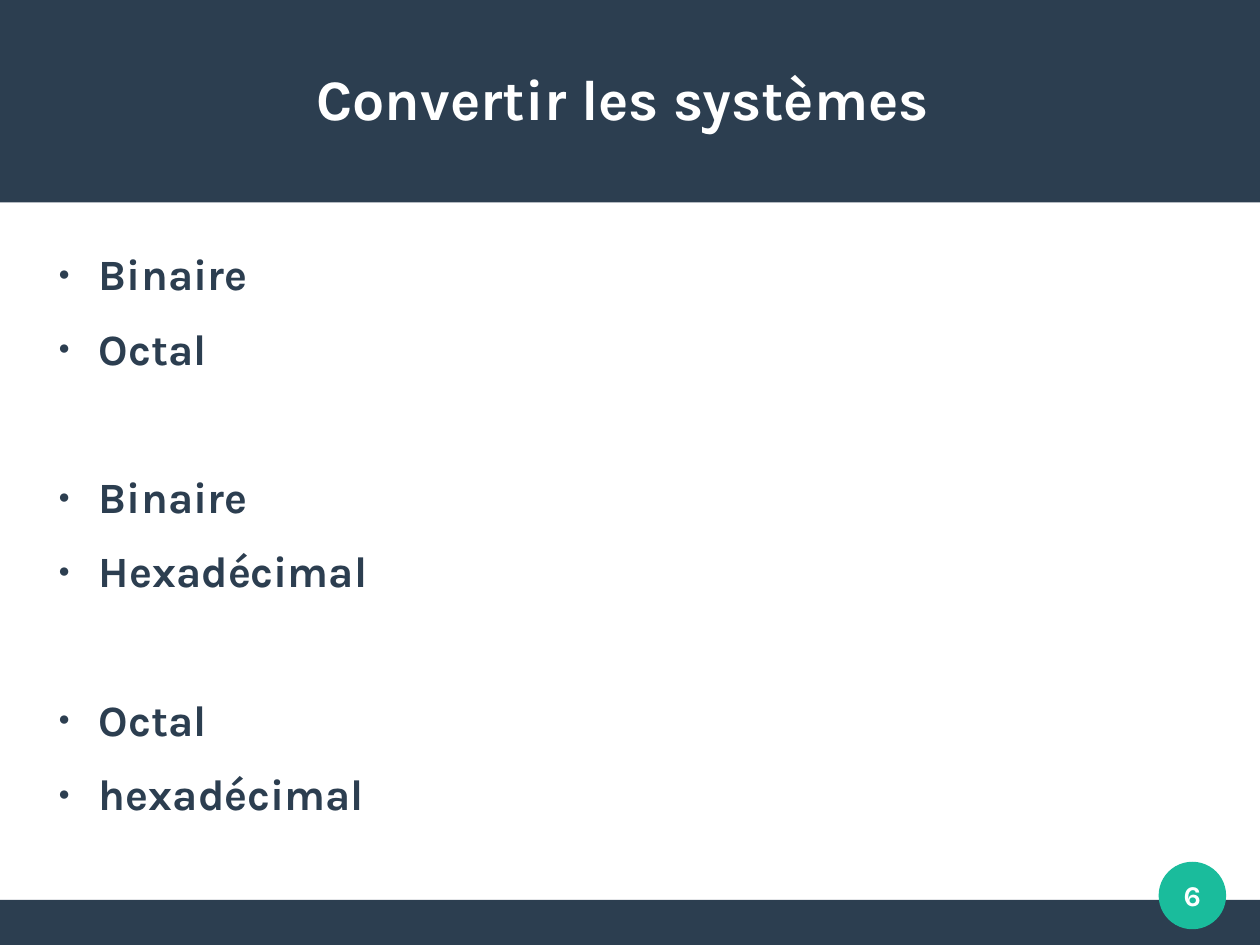
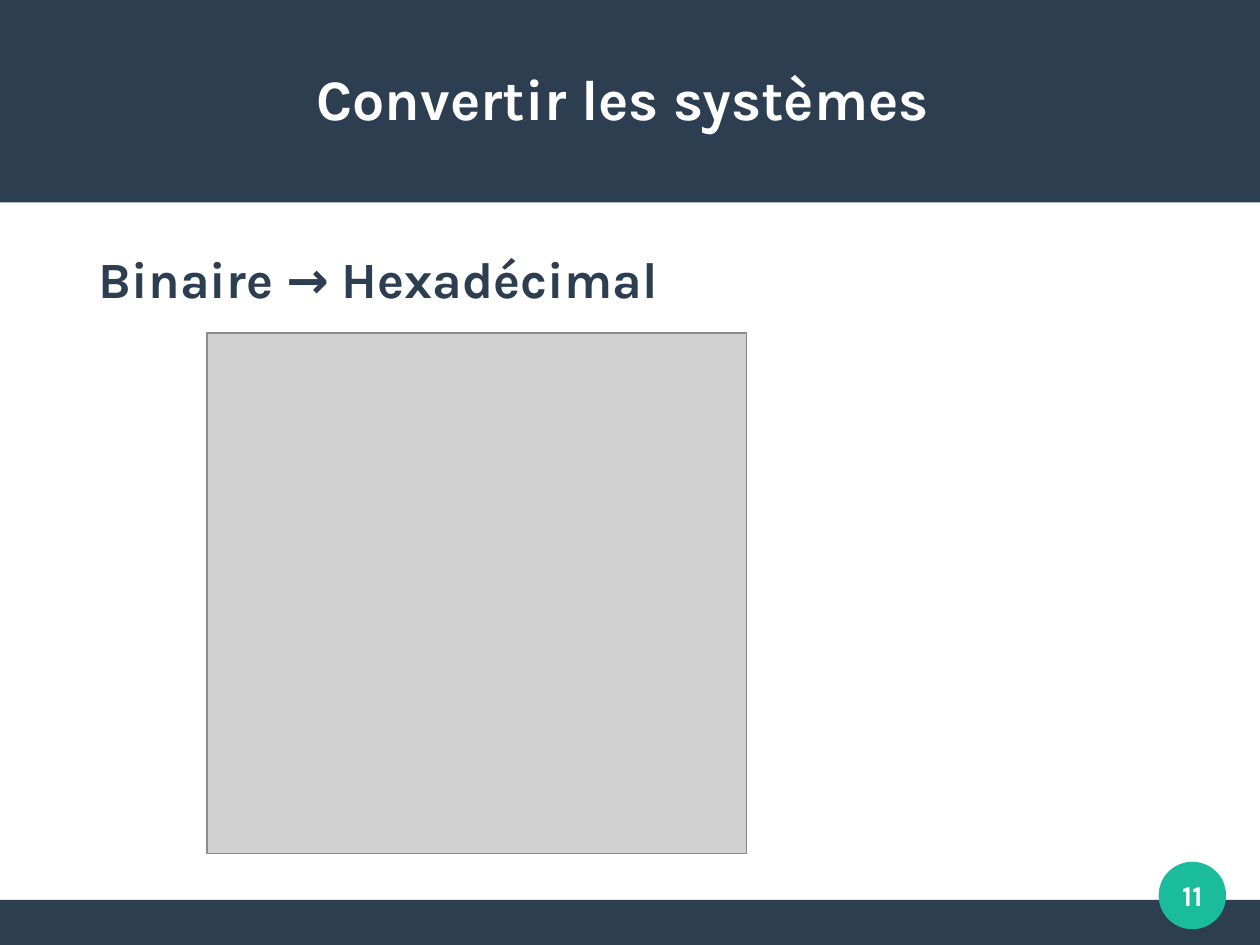
Before and after one commit to JulieMarielaure/Projet1BGE, a slide deck: slide 11 of Hexadécimal Octal.odp (slide 6 before the commit). Drawn at 1260x945 pixels with LibreOffice and Linux fonts; fonts in the diff are those of the drawing; grey boxes stand for pictures. Boxes give left, top, right and bottom in pixels: in the first picture for what was removed or moved away, otherwise in the second. Text is boxed around its words. In the diff, an @@ line names an element or a change of style, - is before the commit and + after.

```diff
--- a/Hexadécimal Octal.odp
+++ b/Hexadécimal Octal.odp
@@ text at (99,258,658,299): text changed; size 27.2 to 32 pt @@
-● Binaire
-● Octal
-● Binaire
-● Hexadécimal
-● Octal
-● hexadécimal
+Binaire → Hexadécimal
@@ picture added at (207,333,747,853) @@
@@ page number at (1182,887,1202,906): text changed @@
-6
+11
```
Also in this commit, not shown: 4 other slides changed, 9 slides added, 3 slides removed, 2 other files.
